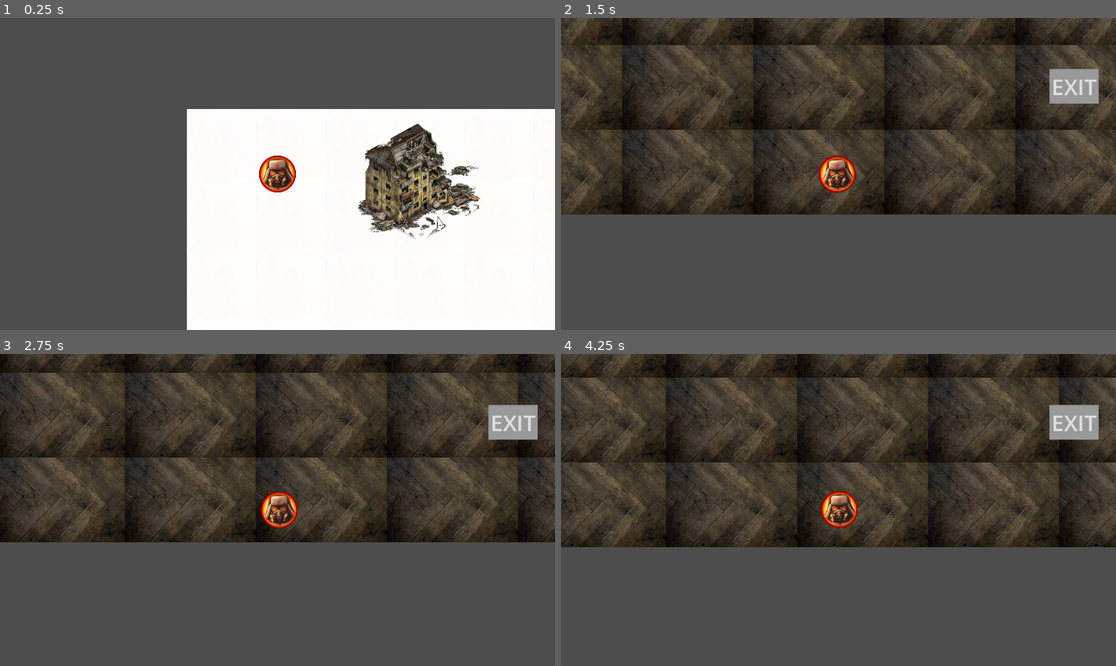
Above: before the commit, frames 1-4 (two rows, left to right).
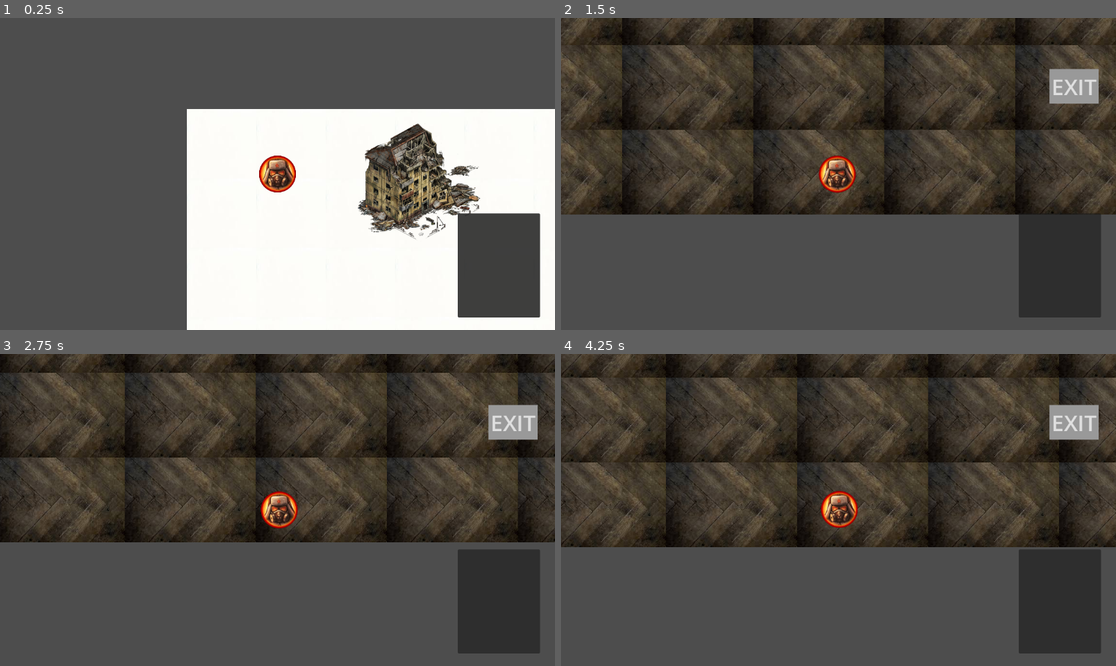
Above: after the commit, the same moments.

Repository: TrianVinn/Survival_Game_Inventory
Game: Godot game, scene res://scenes/world.tscn
The game is run twice, just before and just after one commit, with the same random seed, the same clock (stepped at 60 frames per second) and the same inputs.
Inputs (mouse positions are in pixels of both pictures, inside the frame that each line leads up to):
- Up to frame 1 (0.25 s): no input
- Up to frame 2 (1.5 s): tap Enter at 0.5 s; move the mouse to (960, 158) at 0.52 s; press the mouse at (960, 158) at 0.53 s; release the mouse at (960, 158) at 1.25 s; click "ENTER" at 1.25 s
- Up to frame 3 (2.75 s): tap Space at 2 s; move the mouse to (166, 525) at 2.02 s; click (166, 525) at 2.1 s
- Up to frame 4 (4.25 s): move the mouse to (894, 441) at 2.77 s; press the mouse at (894, 441) at 2.78 s; move the mouse to (810, 572) at 3.52 s; release the mouse at (810, 572) at 3.53 s; click (810, 572) at 3.6 s

The runs differ from the first frame. In frame 1, 5.0% of the frame differs, in the area x 82-98%, y 62-96%; in frame 2, 4.9%; in frame 3, 4.9%; in frame 4, 4.9%.

Commit message:
09 05 26

Diff:
--- a/project.godot
+++ b/project.godot
@@ -17,6 +17,7 @@
 [autoload]
 
 Global="*uid://by188g3g0k37t"
+Ui="*uid://bv7ib1yiig7xe"
 
 [dotnet]
 
--- a/scenes/chest.gd
+++ /dev/null
@@ -1,10 +0,0 @@
-extends Area2D
-
-@export var loot_item:ItemResource
-@export var amount:int
-
-
-
-func _on_body_entered(body: Node2D) -> void:
-	Global.add_item(loot_item, amount)
-	print(Global.inventory_player)
--- a/scenes/in_house_1.tscn
+++ b/scenes/in_house_1.tscn
@@ -1,8 +1,8 @@
 [gd_scene format=4 uid="uid://bmv0dtn8gyxp1"]
 
 [ext_resource type="Texture2D" uid="uid://dvhvqs3m23fr3" path="res://assets/structures/in_house/floor_house.jpg" id="1_csqd8"]
-[ext_resource type="Script" uid="uid://bwv55s1bkw20g" path="res://scenes/in_house_1.gd" id="1_kdsnk"]
-[ext_resource type="Script" uid="uid://clfk6gl32g5b6" path="res://scenes/chest.gd" id="3_vwkql"]
+[ext_resource type="Script" uid="uid://bwv55s1bkw20g" path="res://scripts/in_house_1.gd" id="1_kdsnk"]
+[ext_resource type="Script" uid="uid://clfk6gl32g5b6" path="res://scripts/chest.gd" id="3_vwkql"]
 [ext_resource type="Resource" uid="uid://buj4a4qma4l6s" path="res://inventory/items/wood.tres" id="4_mo1nb"]
 
 [sub_resource type="TileSetAtlasSource" id="TileSetAtlasSource_kdsnk"]
--- /dev/null
+++ b/scenes/slot_inventory.tscn
@@ -0,0 +1,15 @@
+[gd_scene format=3 uid="uid://pnul08woq3w1"]
+
+[node name="slot_inventory" type="Panel" unique_id=1681528484]
+offset_right = 40.0
+offset_bottom = 40.0
+
+[node name="TextureRect" type="TextureRect" parent="." unique_id=1007994441]
+layout_mode = 0
+offset_right = 40.0
+offset_bottom = 40.0
+
+[node name="Label" type="Label" parent="." unique_id=968811492]
+layout_mode = 0
+offset_right = 40.0
+offset_bottom = 23.0
--- a/scenes/ui.tscn
+++ b/scenes/ui.tscn
@@ -1,9 +1,11 @@
 [gd_scene format=3 uid="uid://bv7ib1yiig7xe"]
 
-[sub_resource type="StyleBoxFlat" id="StyleBoxFlat_xlq6p"]
+[ext_resource type="Script" uid="uid://e8xhw2awluf" path="res://scripts/ui.gd" id="1_nt7q6"]
 
-[sub_resource type="StyleBoxFlat" id="StyleBoxFlat_nt7q6"]
-bg_color = Color(0.736894, 0.41441447, 0.44405457, 1)
+[sub_resource type="GDScript" id="GDScript_x4jx1"]
+script/source = "extends Panel
+
+"
 
 [node name="ui" type="Control" unique_id=1589067758]
 layout_mode = 3
@@ -12,15 +14,62 @@
 anchor_bottom = 1.0
 grow_horizontal = 2
 grow_vertical = 2
+mouse_filter = 2
+script = ExtResource("1_nt7q6")
 
 [node name="CanvasLayer" type="CanvasLayer" parent="." unique_id=745581054]
 
-[node name="Button" type="Button" parent="CanvasLayer" unique_id=686727048]
-offset_left = 1035.0
-offset_top = 226.0
-offset_right = 1148.0
-offset_bottom = 281.0
-theme_override_font_sizes/font_size = 34
-theme_override_styles/normal = SubResource("StyleBoxFlat_xlq6p")
-theme_override_styles/hover = SubResource("StyleBoxFlat_nt7q6")
-text = "ENTER"
+[node name="Panel" type="Panel" parent="CanvasLayer" unique_id=419558590]
+offset_left = 950.0
+offset_top = 406.0
+offset_right = 1121.0
+offset_bottom = 622.0
+script = SubResource("GDScript_x4jx1")
+
+[node name="VBoxContainer" type="VBoxContainer" parent="CanvasLayer/Panel" unique_id=909716782]
+layout_mode = 1
+anchors_preset = 15
+anchor_right = 1.0
+anchor_bottom = 1.0
+grow_horizontal = 2
+grow_vertical = 2
+
+[node name="Label" type="Label" parent="CanvasLayer/Panel/VBoxContainer" unique_id=69405408]
+layout_mode = 2
+size_flags_horizontal = 0
+size_flags_vertical = 1
+
+[node name="Label2" type="Label" parent="CanvasLayer/Panel/VBoxContainer" unique_id=496729065]
+layout_mode = 2
+size_flags_horizontal = 0
+size_flags_vertical = 1
+
+[node name="Label3" type="Label" parent="CanvasLayer/Panel/VBoxContainer" unique_id=1879788682]
+layout_mode = 2
+size_flags_horizontal = 0
+size_flags_vertical = 1
+
+[node name="Label4" type="Label" parent="CanvasLayer/Panel/VBoxContainer" unique_id=1872248744]
+layout_mode = 2
+size_flags_horizontal = 0
+size_flags_vertical = 1
+
+[node name="Label5" type="Label" parent="CanvasLayer/Panel/VBoxContainer" unique_id=244046392]
+layout_mode = 2
+size_flags_horizontal = 0
+size_flags_vertical = 1
+
+[node name="Label6" type="Label" parent="CanvasLayer/Panel/VBoxContainer" unique_id=399194499]
+layout_mode = 2
+size_flags_horizontal = 0
+size_flags_vertical = 1
+
+[node name="Label7" type="Label" parent="CanvasLayer/Panel/VBoxContainer" unique_id=324000883]
+layout_mode = 2
+size_flags_horizontal = 0
+size_flags_vertical = 1
+
+[node name="Label8" type="Label" parent="CanvasLayer/Panel/VBoxContainer" unique_id=1959746815]
+layout_mode = 2
+size_flags_horizontal = 0
+size_flags_vertical = 1
--- a/scenes/world.tscn
+++ b/scenes/world.tscn
@@ -3,6 +3,7 @@
 [ext_resource type="Script" uid="uid://c8ounngja7hkj" path="res://scripts/world.gd" id="1_4wyf3"]
 [ext_resource type="Texture2D" uid="uid://dp8wi4ee1xrjs" path="res://assets/world/world_test.jpg" id="1_nnsk1"]
 [ext_resource type="PackedScene" uid="uid://d0l130rme2m01" path="res://scenes/house_1.tscn" id="3_4wyf3"]
+[ext_resource type="PackedScene" uid="uid://bv7ib1yiig7xe" path="res://scenes/ui.tscn" id="4_k0juu"]
 
 [sub_resource type="TileSetAtlasSource" id="TileSetAtlasSource_rwgxs"]
 texture = ExtResource("1_nnsk1")
@@ -26,3 +27,5 @@
 
 [node name="Marker2D" type="Marker2D" parent="." unique_id=1753766783]
 position = Vector2(188, 135)
+
+[node name="ui" parent="." unique_id=1589067758 instance=ExtResource("4_k0juu")]
--- a/scripts/Global.gd
+++ b/scripts/Global.gd
@@ -22,8 +22,12 @@
 		inventory_player[item.item_name] += amount
 	else:
 		inventory_player[item.item_name] = amount
+	inventory_updated.emit()
 func remove_item(item:ItemResource, amount:int):
 	if inventory_player.has(item.item_name):
 		inventory_player[item.item_name] -= amount
 		if inventory_player[item.item_name] <= 0:
 			inventory_player.erase(item.item_name)
+	inventory_updated.emit()
+
+signal inventory_updated
--- /dev/null
+++ b/scripts/chest.gd
@@ -0,0 +1,13 @@
+extends Area2D
+
+@export var loot_item:ItemResource
+@export var amount:int
+
+var is_looted = false
+
+
+func _on_body_entered(body: Node2D) -> void:
+	if !is_looted:
+		Global.add_item(loot_item, amount)
+		print(Global.inventory_player)
+		is_looted = true
--- /dev/null
+++ b/scripts/ui.gd
@@ -0,0 +1,16 @@
+extends Control
+
+func _ready() -> void:
+	Global.inventory_updated.connect(_on_inventory_changed)
+
+func update_display():
+	var container = $CanvasLayer/Panel/VBoxContainer
+	for child in container.get_children():
+		child.queue_free()
+
+	for item_name in Global.inventory_player:
+		var label = Label.new()
+		label.text = item_name + ": " + str(Global.inventory_player[item_name])
+		container.add_child(label)
+func _on_inventory_changed():
+	update_display()
Renamed: scenes/chest.gd.uid -> scripts/chest.gd.uid
Renamed: scenes/in_house_1.gd -> scripts/in_house_1.gd
Renamed: scenes/in_house_1.gd.uid -> scripts/in_house_1.gd.uid
Not shown, added: scripts/ui.gd.uid
